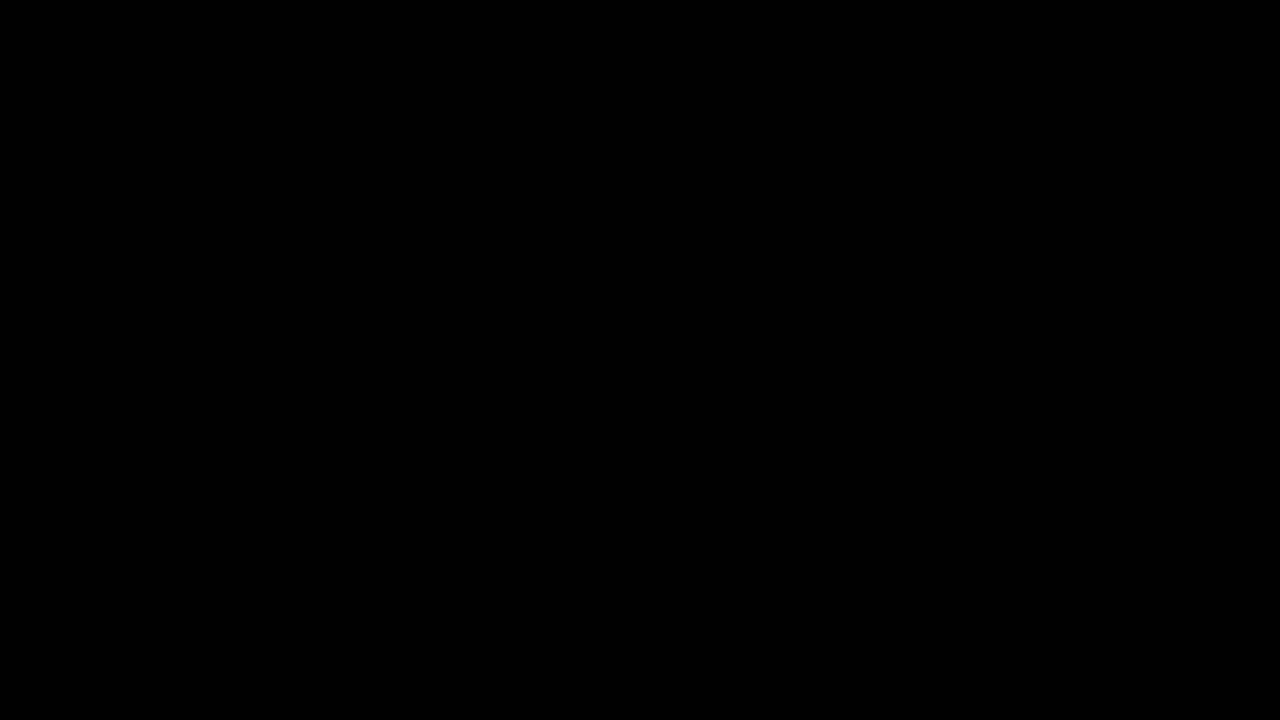
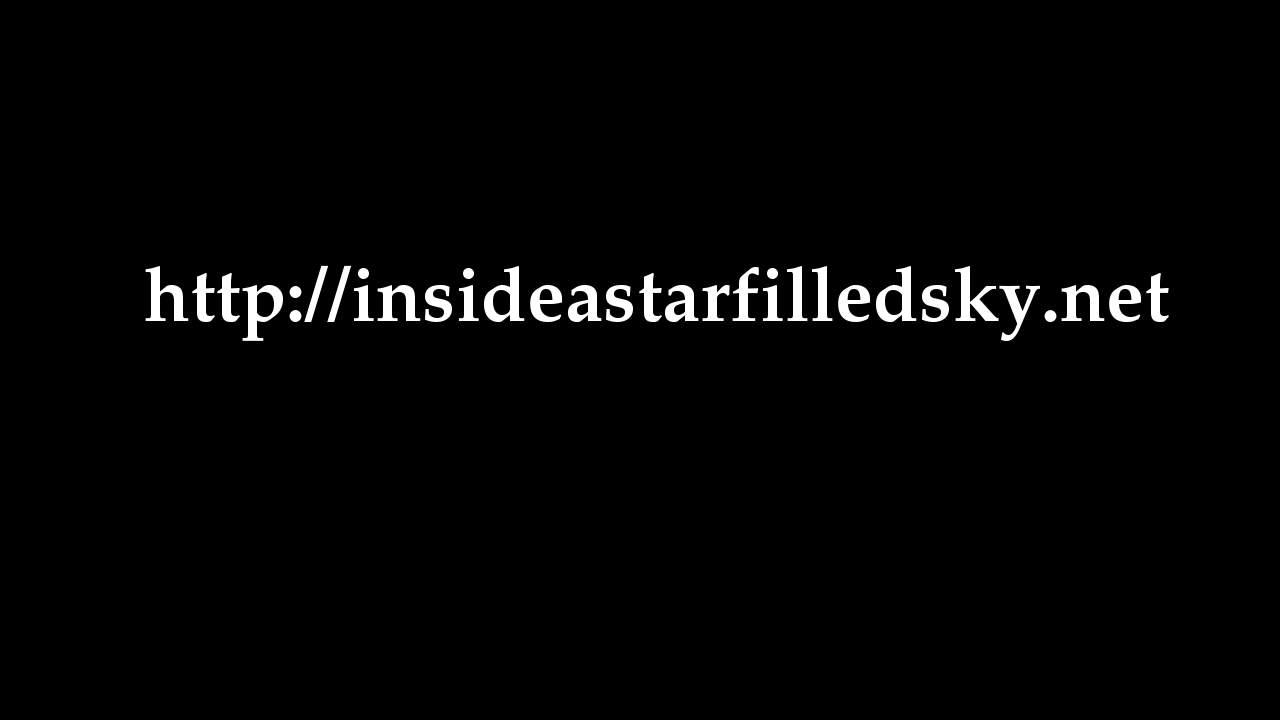
Two versions of the same layered image (1280px x 720px). Layer-by-layer changes:
added layer "http://insideastarfilledsky.ne..." above "Background" over (x1=145, y1=265, x2=1169, y2=341)
